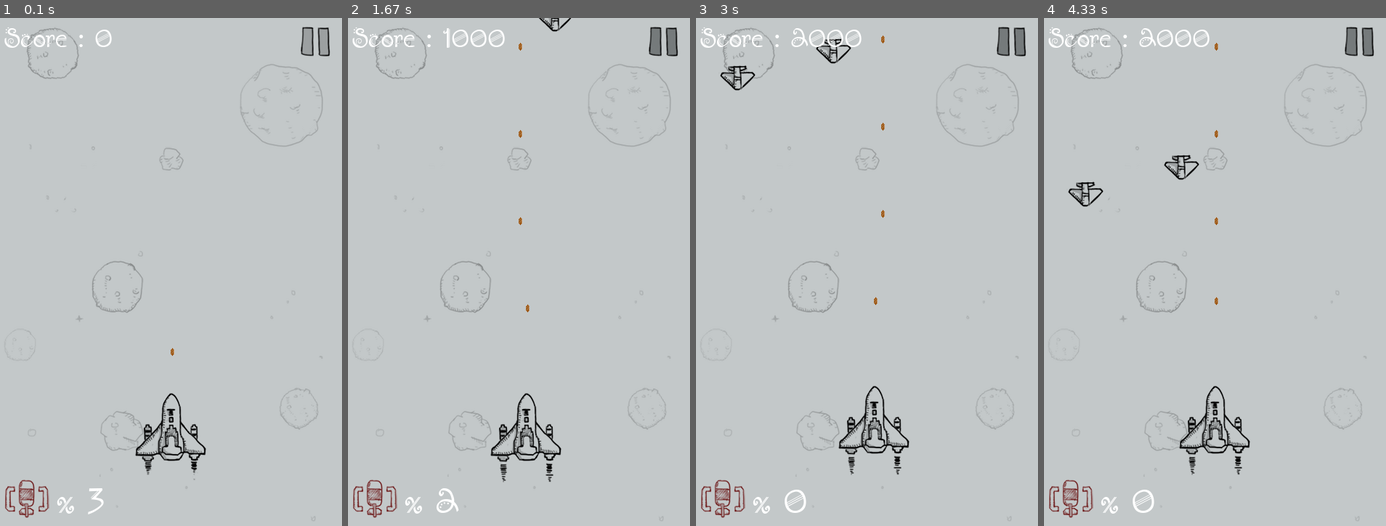
Above: before the commit, frames 1-4 (left to right).
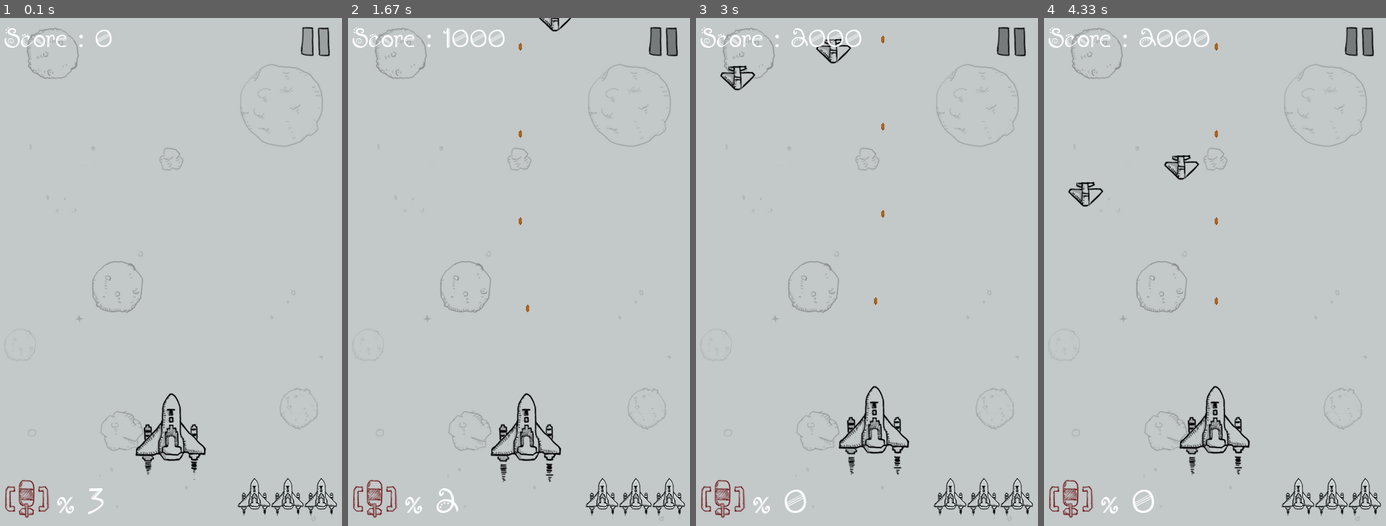
Above: after the commit, the same moments.

Repository: yuyi1266173/AircraftWar_PyGame
Game: pygame game, started from main.py
Same seed, same stepped clock (60 frames per second), same inputs: the game is played once before the commit and once after it.
Inputs (mouse positions are in pixels of both pictures, inside the frame that each line leads up to):
- Up to frame 1 (0.1 s): no input
- Up to frame 2 (1.67 s): click (662, 43) at 0.38 s; click (662, 43) at 0.88 s; hold Right from 1.33 s (still down); tap Space at 1.4 s
- Up to frame 3 (3 s): tap Space at 1.7, 1.9, 2.23, 2.53, 2.73 s; release Right at 1.8 s; hold Up 1.83-2.13 s; hold Right 2.17-2.63 s; hold Left from 2.67 s (still down)
- Up to frame 4 (4.33 s): tap Space at 3.03, 3.3, 3.63, 3.93, 4.07 s; release Left at 3.2 s; hold Down 3.23-3.53 s; hold Left 3.57-3.97 s; hold Up from 4 s (still down)

The runs differ from the first frame. In frame 1, 0.7% of the frame differs, in the area x 49-99%, y 64-99%; in frame 2, 0.7%; in frame 3, 0.7%; in frame 4, 0.7%.

Commit message:
add double bullet and set timer, set my plane 3 life

Diff:
--- a/bullet.py
+++ b/bullet.py
@@ -25,3 +25,25 @@
 	def reset(self, position):
 		self.rect.left, self.rect.top = position
 		self.active = True
+
+
+class Bullet2(pygame.sprite.Sprite):
+	def __init__(self, position):
+		super(pygame.sprite.Sprite, self).__init__()
+		#pygame.sprite.Sprite.__init__(self)
+		self.image = pygame.image.load('images/bullet2.png').convert_alpha()
+		self.rect = self.image.get_rect()
+		self.rect.left, self.rect.top = position
+		self.speed = 14
+		self.active = True
+		self.mask = pygame.mask.from_surface(self.image)
+
+	def move(self):
+		self.rect.top -= self.speed
+
+		if self.rect.top < 0:
+			self.active = False
+
+	def reset(self, position):
+		self.rect.left, self.rect.top = position
+		self.active = True
--- a/main.py
+++ b/main.py
@@ -9,7 +9,7 @@
 
 from myplane import MyPlane
 from enemy import SmallEnemy, MidEnemy, BigEnemy
-from bullet import Bullet1
+from bullet import Bullet1, Bullet2
 from supply import BulletSupply, BombSupply
 
 def add_enemies(group1, group2, type, num, bg_size):
@@ -50,6 +50,10 @@
 	pygame.mixer.music.load('sound/game_music.ogg')
 	pygame.mixer.music.set_volume(0.2)
 
+	life_image = pygame.image.load('images/life.png').convert_alpha()
+	life_rect = life_image.get_rect()
+	life_num = 3
+
 	me_down_sound = pygame.mixer.Sound('sound/me_down.wav')
 	me_down_sound.set_volume(0.2)
 
@@ -81,12 +85,28 @@
 	add_enemies(mid_enemies, enemies, 1, 4, bg_size)
 	add_enemies(big_enemies, enemies, 2, 2, bg_size)
 
+	bullets = []
+	bullet_sound = pygame.mixer.Sound('sound/bullet.wav')
+	bullet_sound.set_volume(0.2)
+
 	bullet1 = []
 	bullet1_index = 0
 	BULLET1_NUM = 4
 
 	for i in range(BULLET1_NUM):
 		bullet1.append( Bullet1(me.rect.midtop) )
+
+	bullet2 = []
+	bullet2_index = 0
+	BULLET2_NUM = 8
+
+	for i in range(BULLET2_NUM //2):
+		bullet2.append( Bullet2( (me.rect.centerx - 33, me.rect.centery) ) )
+		bullet2.append( Bullet2( (me.rect.centerx + 30, me.rect.centery) ) )
+
+	DOUBLE_BULLET_TIME = USEREVENT + 1
+	is_double_bullet = False
+
 
 	running = True
 	switch_image = True
@@ -157,20 +177,26 @@
 					else:
 						bullet_supply.reset()
 
+			elif event.type == DOUBLE_BULLET_TIME:
+				is_double_bullet = False
+				pygame.time.set_timer(DOUBLE_BULLET_TIME, 0)
+
 			elif event.type == MOUSEBUTTONDOWN:
 				if event.button == 1 and paused_rect.collidepoint(event.pos):
 					paused = not paused
 
 					if paused:
 						paused_image = resume_pressed_image
-						#pygame.mixer.music.pause()
+						pygame.mixer.music.pause()
 						pygame.mixer.pause()
 						pygame.time.set_timer(SUPPLY_TIME, 0)
+						pygame.time.set_timer(DOUBLE_BULLET_TIME, 0)
 					else:
 						paused_image = pause_pressed_image
-						#pygame.mixer.music.unpause()
+						pygame.mixer.music.unpause()
 						pygame.mixer.unpause()
 						pygame.time.set_timer(SUPPLY_TIME, 30 * 1000)
+						pygame.time.set_timer(DOUBLE_BULLET_TIME, 18 * 1000)
 
 			elif event.type == MOUSEMOTION:
 				if paused_rect.collidepoint(event.pos):
@@ -203,14 +229,22 @@
 
 				if not delay:
 					delay = 10
-
-					bullet1[bullet1_index].reset(me.rect.midtop)
-					bullet1_index = (bullet1_index + 1) % BULLET1_NUM
+					bullet_sound.play()
+
+					if is_double_bullet:
+						bullets = bullet2
+						bullet2[bullet2_index].reset( (me.rect.centerx - 33, me.rect.centery) )
+						bullet2[bullet2_index + 1].reset( (me.rect.centerx + 30, me.rect.centery) )
+						bullet2_index = (bullet2_index + 2) % BULLET2_NUM
+					else:
+						bullets = bullet1
+						bullet1[bullet1_index].reset(me.rect.midtop)
+						bullet1_index = (bullet1_index + 1) % BULLET1_NUM
 
 		if paused:
 			switch_image = False
 
-		for b in bullet1:
+		for b in bullets:
 			if b.active:
 				if not paused:
 					b.move()
@@ -303,7 +337,7 @@
 			else:
 				screen.blit( me.image2, me.rect )
 		else:
-			me.destroy(screen, me_down_sound)
+			life_num = me.destroy(screen, me_down_sound, life_num)
 
 		if bomb_supply.active:
 			if not paused:
@@ -325,6 +359,8 @@
 				if pygame.sprite.collide_mask(bullet_supply, me):
 					get_bullet_sound.play()
 					bullet_supply.active = False
+					is_double_bullet = True
+					pygame.time.set_timer(DOUBLE_BULLET_TIME, 18 * 1000)
 
 			screen.blit(bullet_supply.image, bullet_supply.rect)
 
@@ -384,6 +420,12 @@
 
 		screen.blit(paused_image, paused_rect)
 
+		if life_num:
+			for i in range(life_num):
+				screen.blit(life_image, (width-10-(i+1)*life_rect.width, height-10-life_rect.height) )
+		else:
+			print("Game Over!!!")
+
 		clock.tick(60)
 
 		#pygame.display.flip()
--- a/myplane.py
+++ b/myplane.py
@@ -52,8 +52,10 @@
 	def reset(self):
 		self.rect.left = (self.moveSpace[0] - self.rect.width) // 2
 		self.rect.top = self.moveSpace[1] - self.rect.height
+		self.active = True
+		self.destroy_times = 0
 
-	def destroy(self, screen, destroy_sound):
+	def destroy(self, screen, destroy_sound, life_num):
 		if not self.destroy_times:
 			destroy_sound.play()
 
@@ -61,9 +63,10 @@
 			screen.blit( self.destroy_images[self.destroy_times//3], self.rect )
 
 			if self.destroy_times == 9:
+				life_num -= 1
 				self.reset()
-				self.active = True
-				self.destroy_times = 0
 
 		if not self.active:
 			self.destroy_times += 1
+
+		return life_num
